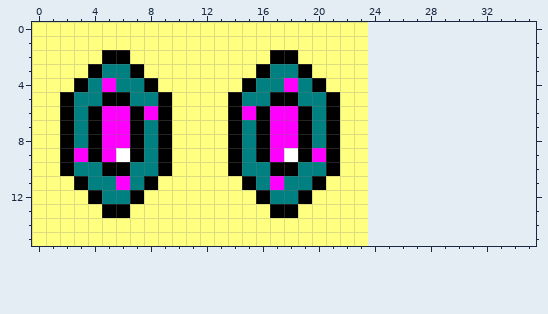
Edited in one commit: pixel-art sprite (assets/ovniPurple.png). Above, as it was before the edit.
The file is 24x16 pixels. The old version is drawn lined up with the new one, on the new canvas.
After:
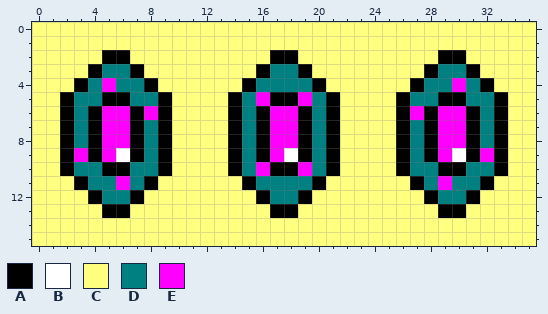
Palette (. is transparent): A #000000  B #ffffff  C #ffff80  D #008080  E #ff00ff
Edits made:
{"change": "canvas 24x16 -> 36x16"}
{"y":0,"x":24,"old":"............","new":"CCCCCCCCCCCC"}
{"y":1,"x":24,"old":"............","new":"CCCCCCCCCCCC"}
{"y":2,"x":24,"old":"............","new":"CCCCCAACCCCC"}
{"y":3,"x":24,"old":"............","new":"CCCCADDACCCC"}
{"y":4,"x":18,"old":"E","new":"D"}
{"y":4,"x":24,"old":"............","new":"CCCADDEDACCC"}
{"y":5,"x":16,"old":"D","new":"E"}
{"y":5,"x":19,"old":"D","new":"E"}
{"y":5,"x":24,"old":"............","new":"CCADDAADDACC"}
{"y":6,"x":15,"old":"E","new":"D"}
{"y":6,"x":24,"old":"............","new":"CCAEAEEADACC"}
{"y":7,"x":24,"old":"............","new":"CCADAEEADACC"}
{"y":8,"x":24,"old":"............","new":"CCADAEEADACC"}
{"y":9,"x":20,"old":"E","new":"D"}
{"y":9,"x":24,"old":"............","new":"CCADAEBAEACC"}
{"y":10,"x":16,"old":"D","new":"E"}
{"y":10,"x":19,"old":"D","new":"E"}
{"y":10,"x":24,"old":"............","new":"CCADDAADDACC"}
{"y":11,"x":17,"old":"E","new":"D"}
{"y":11,"x":24,"old":"............","new":"CCCADEDDACCC"}
{"y":12,"x":24,"old":"............","new":"CCCCADDACCCC"}
{"y":13,"x":24,"old":"............","new":"CCCCCAACCCCC"}
{"y":14,"x":24,"old":"............","new":"CCCCCCCCCCCC"}
{"y":15,"x":24,"old":"............","new":"CCCCCCCCCCCC"}
